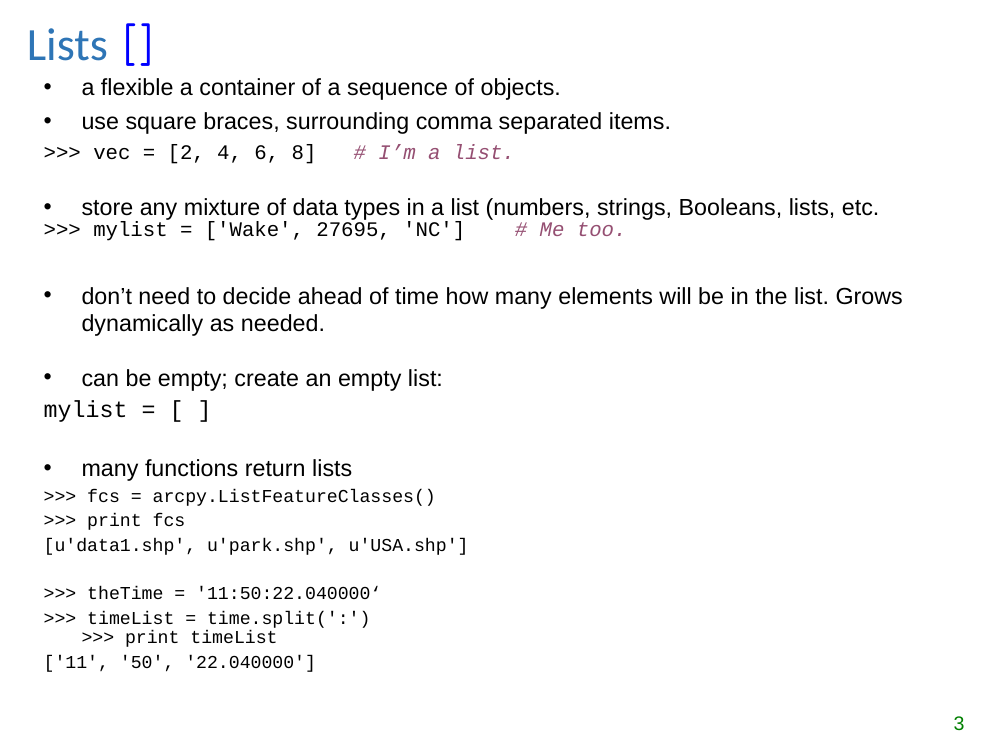
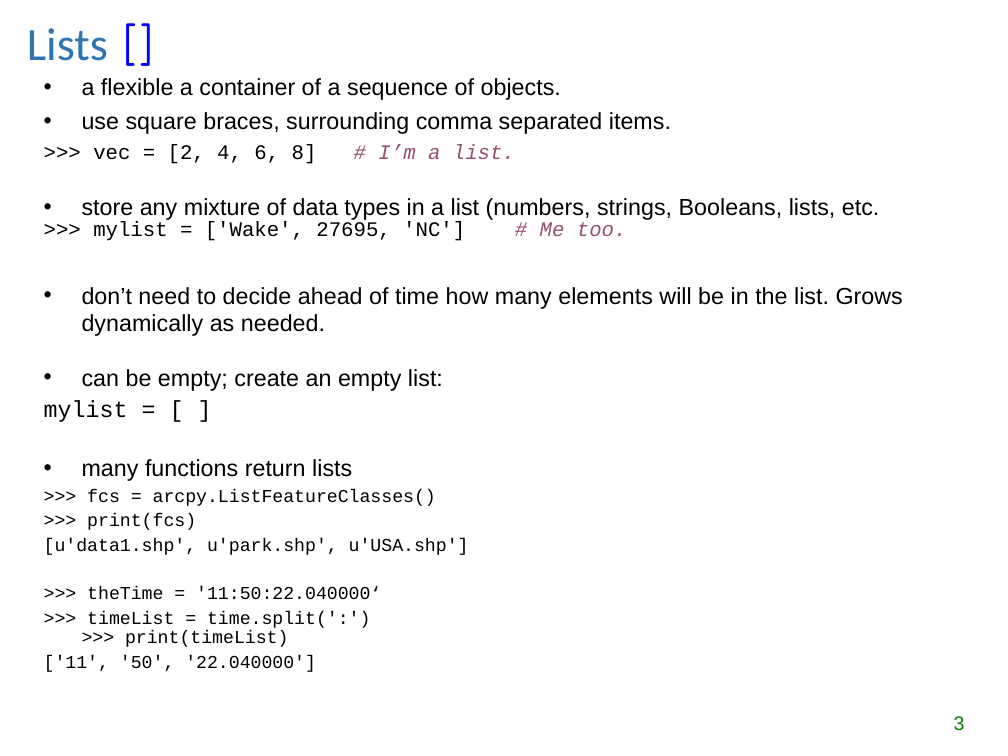
Before and after one commit to lgtateos/gis540, a slide deck: slide 3 of slides/lists_and_tuples.ppt. Drawn at 1008x756 pixels with LibreOffice and Linux fonts; fonts in the diff are those of the drawing. Boxes give left, top, right and bottom in pixels: in the first picture for what was removed or moved away, otherwise in the second. Text is boxed around its words. In the diff, an @@ line names an element or a change of style, - is before the commit and + after.

```diff
--- a/slides/lists_and_tuples.ppt
+++ b/slides/lists_and_tuples.ppt
@@ text at box(87, 513, 196, 530): text changed @@
->>> print fcs
+>>> print(fcs)
@@ text at box(87, 611, 370, 647): text changed @@
->>> timeList = time.split(':')
->>> print timeList
+>>> timeList = time.split(':')
+>>> print(timeList)
```
Also in this commit, not shown: 5 other slides changed.
